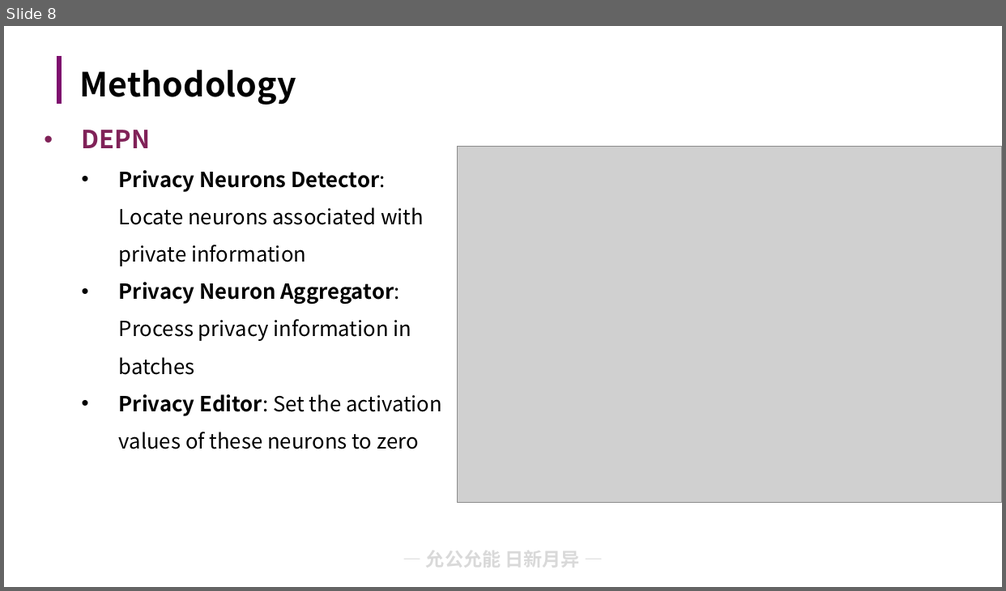
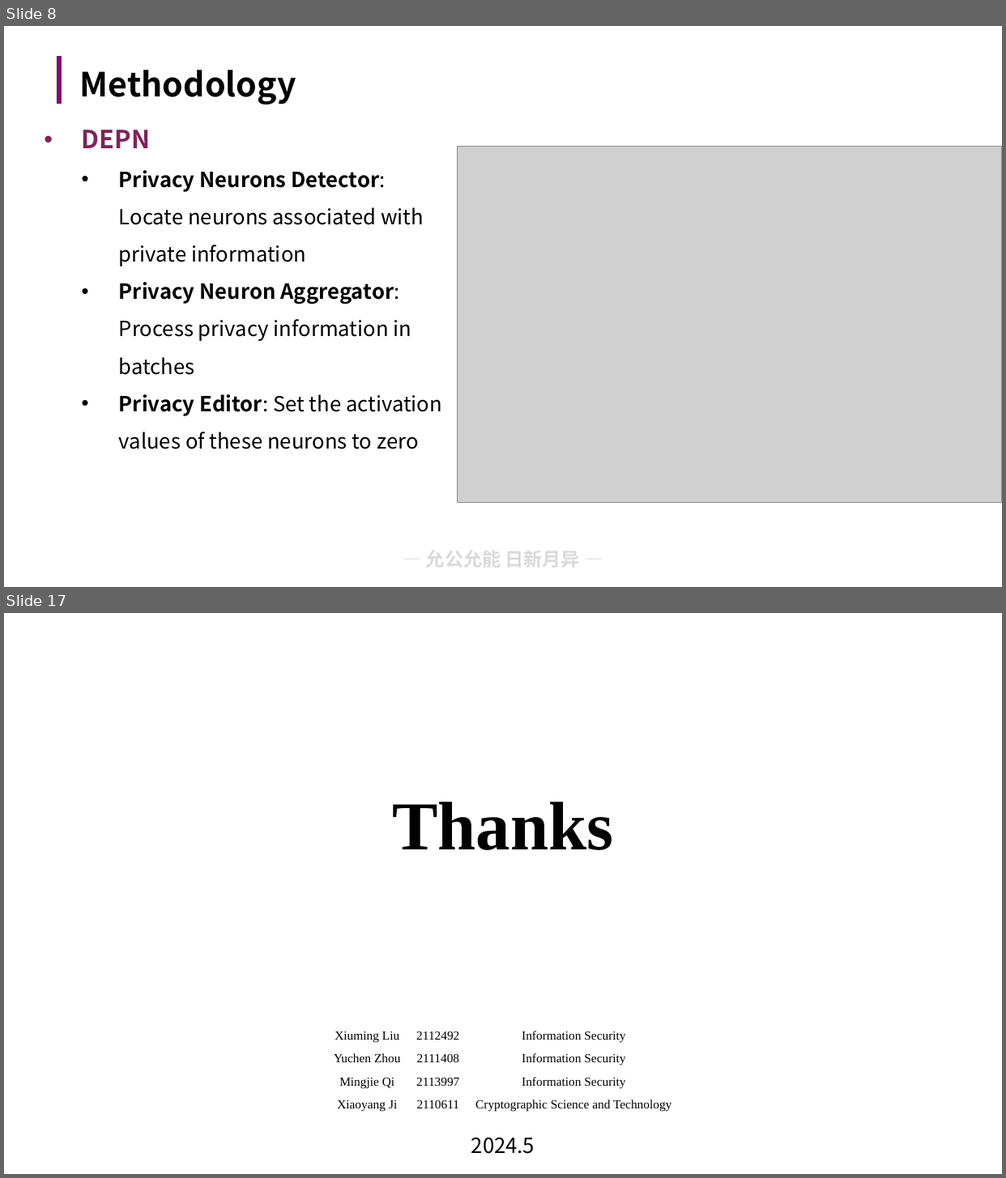
Before and after one commit to lxmliu2002/Data_Security, a slide deck: lab7/report/slides.pptx. Shown one above the other, each under a label of ours: slide 8 before the commit, slides 8 and 17 after it; the slides between them are not shown. The pictures are 1006x591 and 1006x1178 pixels, drawn with LibreOffice and Linux fonts; fonts in the diff are those of the drawing; grey boxes stand for pictures; background and template pictures are left out. Boxes give left, top, right and bottom in pixels: in the first picture for what was removed or moved away, otherwise in the second. Text is boxed around its words. In the diff, an @@ line names an element or a change of style, - is before the commit and + after.

```diff
--- a/lab7/report/slides.pptx
+++ b/lab7/report/slides.pptx
@@ slide 17 added at bbox=[4, 613, 1002, 1174], background #FFFFFF @@
@@ text added at bbox=[392, 802, 613, 850], 66 pt, text #000000, bold @@
+Thanks
@@ table added at bbox=[326, 1024, 681, 1117], 4 rows, 3 columns @@
+Xiuming Liu | 2112492 | Information Security
+Yuchen Zhou | 2111408 | Information Security
+Mingjie Qi | 2113997 | Information Security
+Xiaoyang Ji | 2110611 | Cryptographic Science and Technology
@@ text added at bbox=[471, 1138, 535, 1154], 20 pt, text #000000 @@
+2024.5
```
Also in this commit, not shown: 2 slides changed, 7 other slides added, 2 slides removed.
